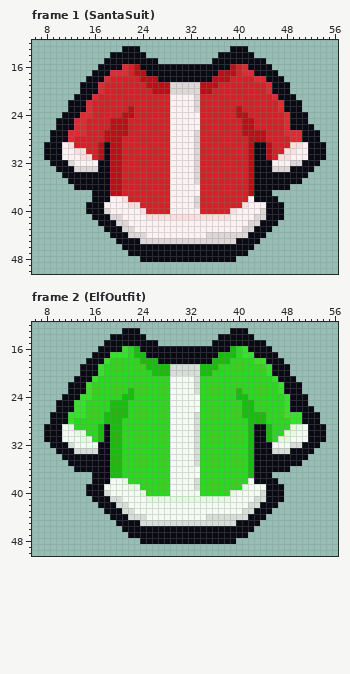
One commit to this pixel-art file: YetiFree/YetiOutfits.aseprite. Above: the version before the commit.
64x64 pixels, 2 frames. Shown: frame 1 (SantaSuit): x 6..56, y 12..50; frame 2 (ElfOutfit): x 6..56, y 12..50.
After:
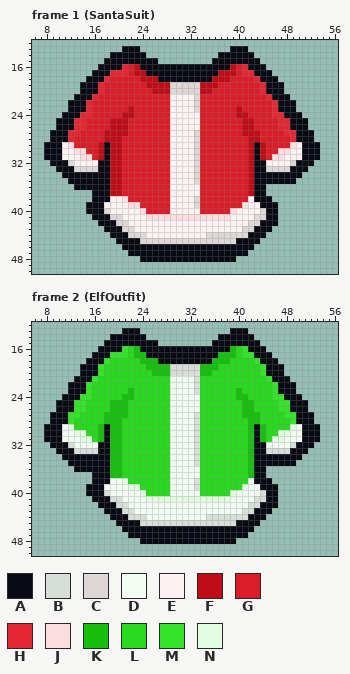
Palette (. is transparent): A #090a14  B #d7ddd7  C #ddd7d7  D #f3fcf2  E #fcf2f3  F #bf0c16  G #da1d28  H #e42833  J #fcdee1  K #16bf0c  L #28da1d  M #33e428  N #e1fcde
Message: Retouch the outfits to look better
Difference:
Frame 1 (SantaSuit):
Colour A replaces colour C in row 32 at x 50.
Colour A replaces colour E in rows 29 to 31 at x 51; in row 39 at x 44.
Colour A replaces colour H in row 18 at x 44; in rows 19 to 20 at x 45; in row 21 at x 46; in rows 22 to 23 at x 47; in row 24 at x 48; in rows 27 to 28 at x 50.
Colour C replaces colour A in row 33 at x 45.
Colour E replaces colour A in row 32 at x 45.
Colour E replaces colour J in row 29 at x 50; in row 30 at x 49; in row 31 at x 48.
Colour F replaces colour A in rows 29 to 31 at x 44.
Colour G replaces colour F in rows 27 to 28 at x 44; in rows 29 to 31 at x 45.
Colour G replaces colour H in row 27 at x 14.
Colour H replaces colour G in rows 19 to 20 at x 44; in row 21 at x 45; in rows 22 to 23 at x 46; in row 24 at x 46 to 47; in rows 25 to 26 at x 47.
Colour J replaces colour G in row 30 at x 47; in row 31 at x 46.
Colour A is gone in row 15 at x 44; in row 16 at x 45; in row 17 at x 46; in row 18 at x 47; in rows 19 to 20 at x 48; in row 21 at x 49.
Colour A is gone in rows 22 to 23 at x 50; in row 24 at x 51; in row 26 at x 52; in rows 27 to 28 at x 53; in rows 29 to 31 at x 54; in row 32 at x 53.
Colour A is gone in row 33 at x 52; in row 34 at x 51; in row 35 at x 50; in row 36 at x 45 to 48; in row 37 at x 45; in row 38 at x 46.
Colour A is gone in rows 39 to 41 at x 47.
Frame 2 (ElfOutfit):
Colour A replaces colour B in row 32 at x 50.
Colour A replaces colour D in rows 29 to 31 at x 51; in row 39 at x 44.
Colour A replaces colour M in row 18 at x 44; in rows 19 to 20 at x 45; in row 21 at x 46; in rows 22 to 23 at x 47; in row 24 at x 48; in rows 27 to 28 at x 50.
Colour B replaces colour A in row 33 at x 45.
Colour D replaces colour A in row 32 at x 45.
Colour D replaces colour N in row 29 at x 50; in row 30 at x 49; in row 31 at x 48.
Colour K replaces colour A in rows 29 to 31 at x 44.
Colour L replaces colour K in rows 27 to 28 at x 44; in rows 29 to 31 at x 45.
Colour L replaces colour M in row 27 at x 14.
Colour M replaces colour L in rows 19 to 20 at x 44; in row 21 at x 45; in rows 22 to 23 at x 46; in row 24 at x 46 to 47; in rows 25 to 26 at x 47.
Colour N replaces colour L in row 30 at x 47; in row 31 at x 46.
Colour A is gone in row 15 at x 44; in row 16 at x 45; in row 17 at x 46; in row 18 at x 47; in rows 19 to 20 at x 48; in row 21 at x 49.
Colour A is gone in rows 22 to 23 at x 50; in row 24 at x 51; in row 26 at x 52; in rows 27 to 28 at x 53; in rows 29 to 31 at x 54; in row 32 at x 53.
Colour A is gone in row 33 at x 52; in row 34 at x 51; in row 35 at x 50; in row 36 at x 45 to 48; in row 37 at x 45; in row 38 at x 46.
Colour A is gone in rows 39 to 41 at x 47.
Boxes around the changes in both pictures, in picture pixels (x1, y1, x2, y2):
changed: (260, 58, 326, 220)
changed: (80, 130, 86, 136)
changed: (260, 340, 326, 502)
changed: (80, 412, 86, 418)
